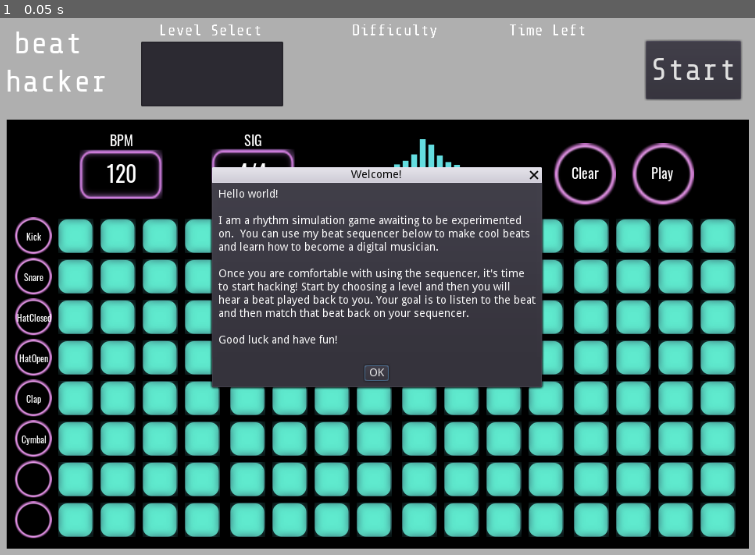
Above: before the commit, frame 1.
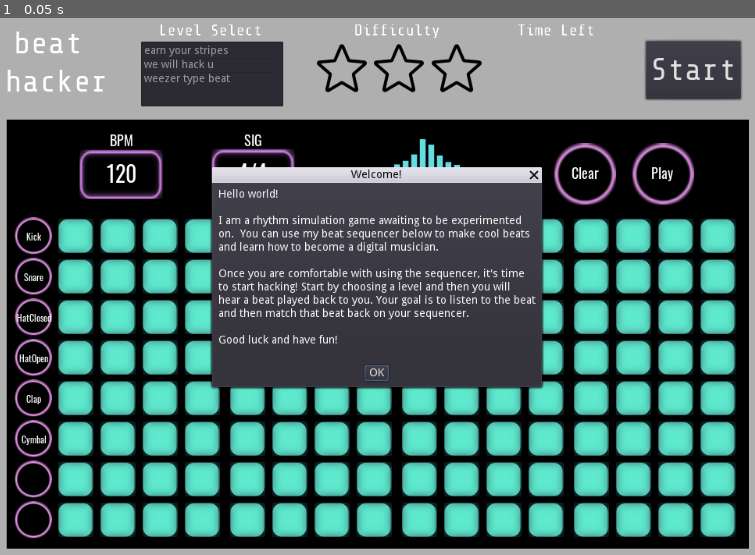
Above: after the commit, the same moment.

Repository: mdructor/beat_hacker
Game: Godot game, scene res://Assets/Scenes/Main.tscn
Two runs of this game, one before a commit and one after it. Both use one fixed random seed, a clock stepped at 60 frames per second and the inputs below.
Inputs:
- Up to frame 1 (0.05 s): no input

The runs differ from the first frame. In frame 1, 0.9% of the frame differs, in the area x 19-79%, y 1-14%.

Commit message:
Add level functionality to top UI

Diff:
--- a/Assets/Scenes/Main.tscn
+++ b/Assets/Scenes/Main.tscn
@@ -1,9 +1,10 @@
-[gd_scene load_steps=5 format=2]
+[gd_scene load_steps=6 format=2]
 
 [ext_resource path="res://Assets/Scenes/Sequencer.tscn" type="PackedScene" id=1]
 [ext_resource path="res://Assets/Fonts/sharetechbig.tres" type="DynamicFont" id=2]
 [ext_resource path="res://Assets/Scripts/Main.gd" type="Script" id=3]
 [ext_resource path="res://Assets/Scenes/WelcomeDialog.tscn" type="PackedScene" id=4]
+[ext_resource path="res://Assets/Images/star.png" type="Texture" id=5]
 
 [node name="MainScene" type="Node2D"]
 script = ExtResource( 3 )
@@ -60,10 +61,40 @@
 "_edit_use_anchors_": false
 }
 
+[node name="DiffStar0" type="TextureRect" parent="."]
+margin_left = 435.0
+margin_top = 40.0
+margin_right = 499.0
+margin_bottom = 104.0
+texture = ExtResource( 5 )
+__meta__ = {
+"_edit_use_anchors_": false
+}
+
+[node name="DiffStar1" type="TextureRect" parent="."]
+margin_left = 508.0
+margin_top = 40.0
+margin_right = 572.0
+margin_bottom = 104.0
+texture = ExtResource( 5 )
+__meta__ = {
+"_edit_use_anchors_": false
+}
+
+[node name="DiffStar2" type="TextureRect" parent="."]
+margin_left = 582.0
+margin_top = 40.0
+margin_right = 646.0
+margin_bottom = 104.0
+texture = ExtResource( 5 )
+__meta__ = {
+"_edit_use_anchors_": false
+}
+
 [node name="TimeLabel" type="Label" parent="."]
-margin_left = 681.0
+margin_left = 692.0
 margin_top = 12.0
-margin_right = 879.0
+margin_right = 890.0
 margin_bottom = 58.0
 rect_scale = Vector2( 0.5, 0.5 )
 custom_fonts/font = ExtResource( 2 )
@@ -73,9 +104,9 @@
 }
 
 [node name="DescriptionLabel" type="Label" parent="."]
-margin_left = 480.0
+margin_left = 483.0
 margin_top = 12.0
-margin_right = 722.0
+margin_right = 725.0
 margin_bottom = 58.0
 rect_scale = Vector2( 0.5, 0.5 )
 custom_fonts/font = ExtResource( 2 )
@@ -86,3 +117,4 @@
 
 [node name="ConfirmationDialog" parent="." instance=ExtResource( 4 )]
 visible = false
+[connection signal="item_selected" from="LevelList" to="." method="_on_LevelList_item_selected"]
--- a/Assets/Scripts/Main.gd
+++ b/Assets/Scripts/Main.gd
@@ -1,15 +1,19 @@
 extends Node2D
+
+onready var starTex = preload("res://Assets/Images/star.png")
+onready var starFillTex = preload("res://Assets/Images/star_fill.png")
 
 var _levelActive = false
 var _levels = []
 
 class Level:
-	var _name
+	var _name = ""
 	var _difficulty = 1
 	var _beatData = []
-	var _bpm
+	var _bpm = 120
 
 	func _init(name, difficulty, beatData, bpm):
+		_name = name
 		_difficulty = difficulty
 		_beatData = beatData
 		_bpm = bpm
@@ -17,7 +21,9 @@
 # Called when the node enters the scene tree for the first time.
 func _ready():
 	get_node("ConfirmationDialog").popup_centered()
-
+	createLevels()
+	for i in range(_levels.size()):
+		get_node("LevelList").add_item(_levels[i]._name)
 
 func createLevels():
 	# Create beat data
@@ -40,3 +46,14 @@
 # Called every frame. 'delta' is the elapsed time since the previous frame.
 #func _process(delta):
 #	pass
+
+
+func _on_LevelList_item_selected(index):
+	var starsToFill = _levels[index]._difficulty
+	for i in range(3):
+		var s = "DiffStar" + str(i)
+		print(s)
+		find_node(s).set_texture(starTex)
+	for i in range(starsToFill):
+		var s = "DiffStar" + str(i)
+		find_node(s).set_texture(starFillTex)
Binary file added: Assets/Images/star.png
Not shown, added: Assets/Images/star.png.import
Binary file added: Assets/Images/star_fill.png
Not shown, added: Assets/Images/star_fill.png.import
